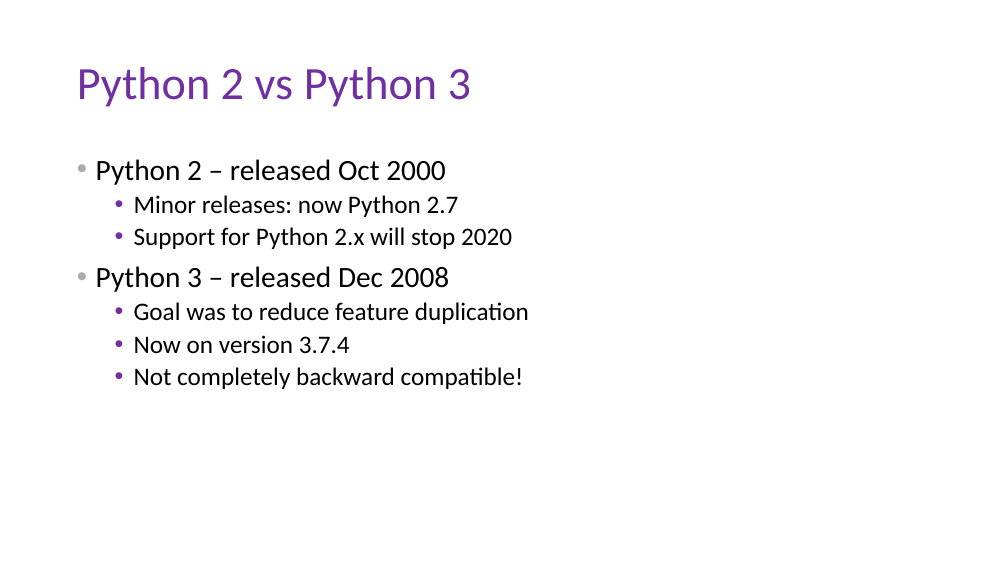
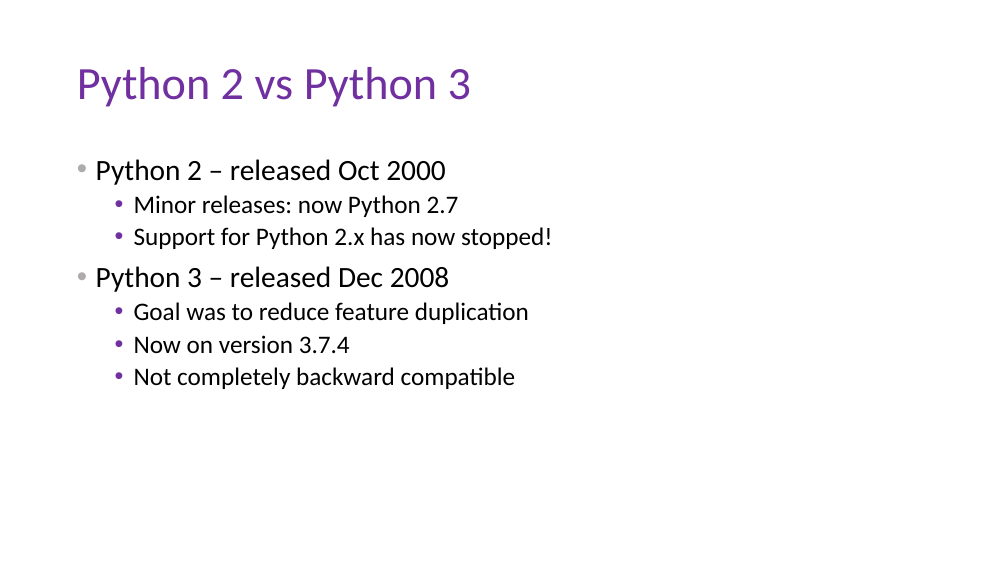
Before and after one commit to DoriMG/SN_python_course, a slide deck: slide 19 of Jan 2020/lectures/1_intro_cs.pptx. Drawn at 1008x567 pixels with LibreOffice and Linux fonts; fonts in the diff are those of the drawing. Boxes give left, top, right and bottom in pixels: in the first picture for what was removed or moved away, otherwise in the second. Text is boxed around its words. In the diff, an @@ line names an element or a change of style, - is before the commit and + after.

```diff
--- a/Jan 2020/lectures/1_intro_cs.pptx
+++ b/Jan 2020/lectures/1_intro_cs.pptx
@@ text at [134, 227, 552, 249]: text changed @@
-  • Support for Python 2.x will stop 2020
+  • Support for Python 2.x has now stopped!
@@ text at [134, 367, 516, 389]: text changed @@
-  • Not completely backward compatible!
+  • Not completely backward compatible
```
Also in this commit, not shown: 4 other files.
